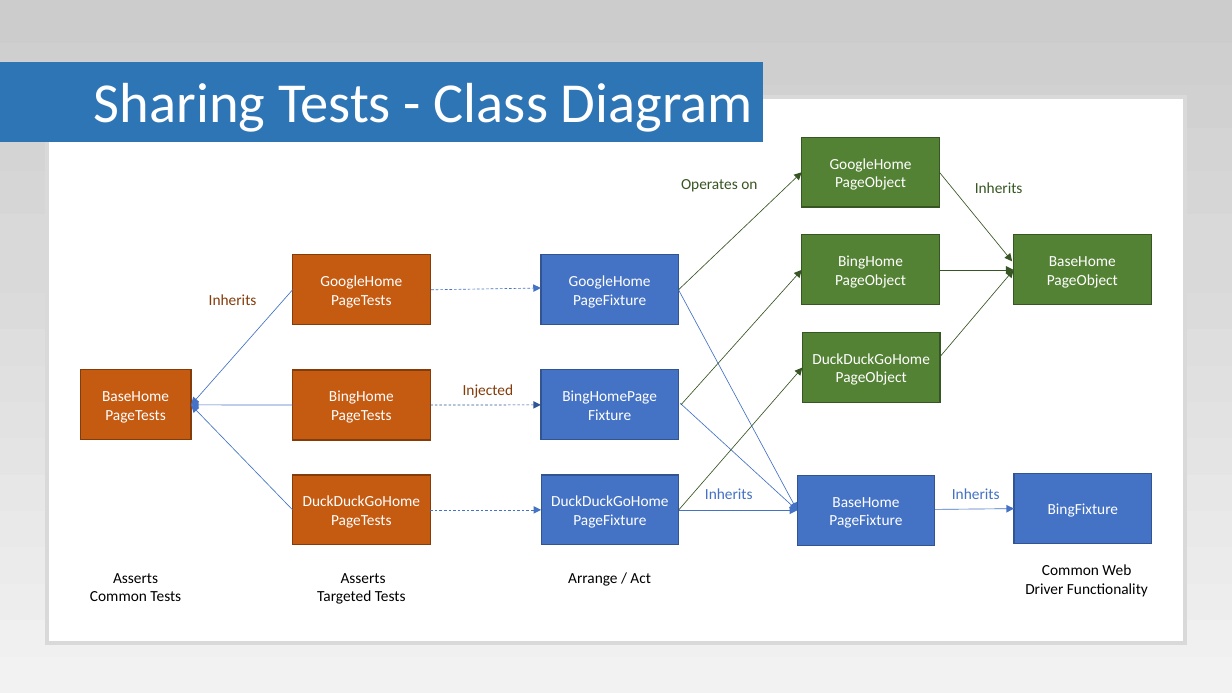
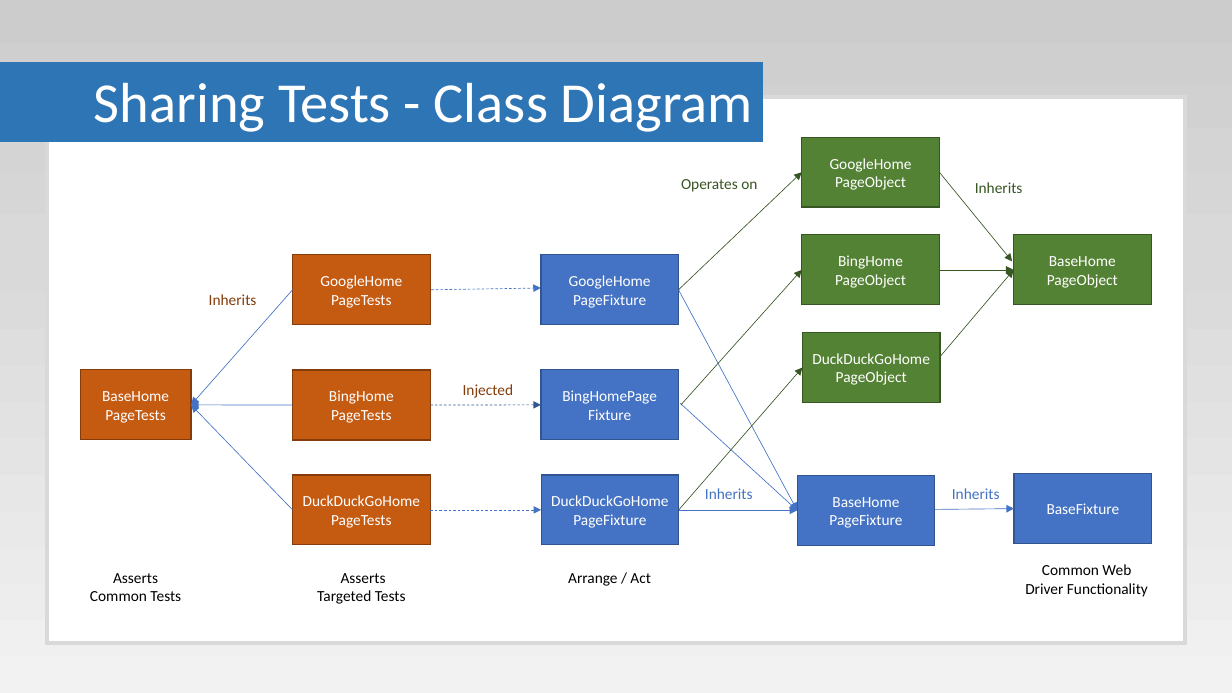
Before and after one commit to Paul-Hadfield/Selenium-Talk, a slide deck: slide 35 of Selenium Presentation.pptx (slide 34 before the commit). Drawn at 1232x693 pixels with LibreOffice and Linux fonts; fonts in the diff are those of the drawing. Boxes give left, top, right and bottom in pixels: in the first picture for what was removed or moved away, otherwise in the second. Text is boxed around its words. In the diff, an @@ line names an element or a change of style, - is before the commit and + after.

Commit message:
Added slide, fixed typo

```diff
--- a/Selenium Presentation.pptx
+++ b/Selenium Presentation.pptx
@@ text in rectangle at [1047, 503, 1120, 514]: text changed @@
-BingFixture
+BaseFixture
```
Also in this commit, not shown: 1 slide added.
